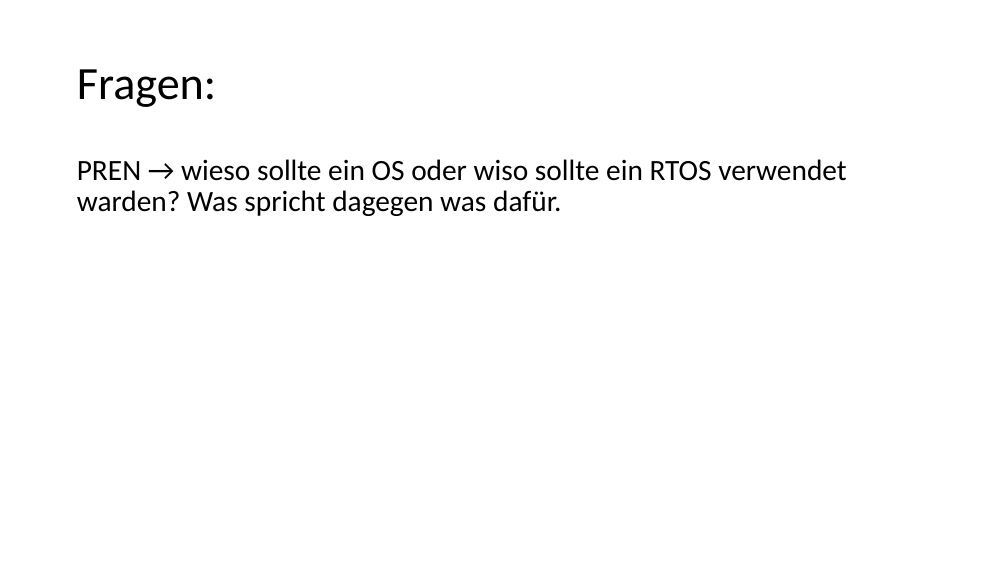
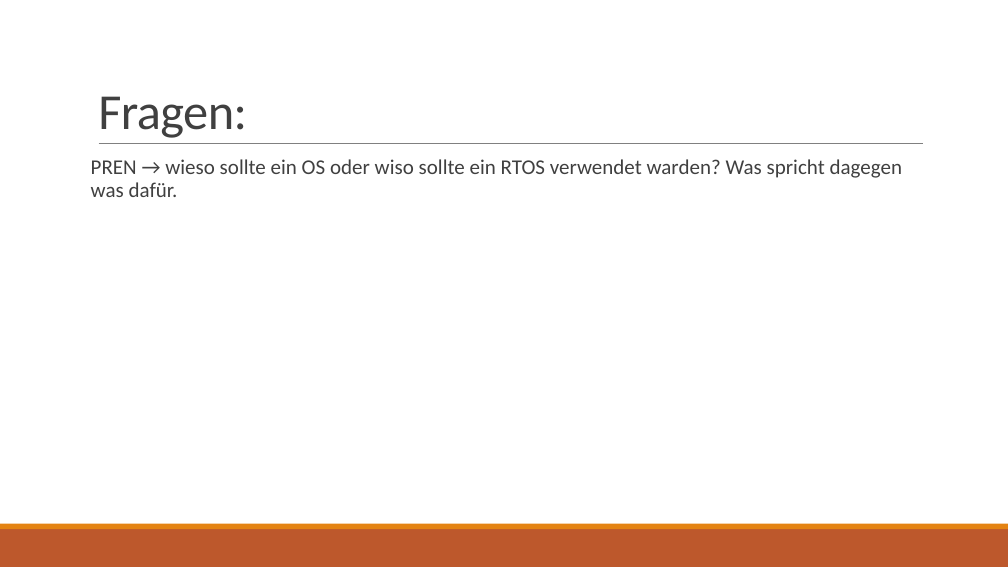
Before and after one commit to tfineich/INTRO_Projekt, a slide deck: slide 14 of Recap_SW5_Ineichen_Stecher.pptx (slide 5 before the commit). Drawn at 1008x567 pixels with LibreOffice and Linux fonts; fonts in the diff are those of the drawing. Boxes give left, top, right and bottom in pixels: in the first picture for what was removed or moved away, otherwise in the second. Text is boxed around its words. In the diff, an @@ line names an element or a change of style, - is before the commit and + after.

```diff
--- a/Recap_SW5_Ineichen_Stecher.pptx
+++ b/Recap_SW5_Ineichen_Stecher.pptx
@@ title "Fragen:": place and size @@
-title "Fragen:" at bbox=[77, 69, 216, 107]
+title "Fragen:" at bbox=[98, 96, 247, 138]
@@ title "Fragen:" at bbox=[98, 96, 247, 138]: size 44 to 48 pt, text colour #000000 to #404040, letter spacing 0 to -0.5 pt; line spacing 0.9 to 0.85; vertical alignment middle to bottom @@
@@ line added from (99, 144) to (923, 144), #808080 0.5 pt @@
@@ text "PREN → wieso sollte ein ...": place and size @@
-text "PREN → wieso sollte ein ..." at bbox=[77, 159, 846, 216]
+text "PREN → wieso sollte ein ..." at bbox=[91, 159, 903, 197]
@@ text "PREN → wieso sollte ein ..." at bbox=[91, 159, 903, 197]: size 28 to 20 pt, text colour #000000 to #404040; more space between paragraphs @@
@@ rectangle added at bbox=[0, 529, 1008, 567], fill #BD582C @@
@@ rectangle added at bbox=[0, 524, 1008, 529], fill #E48312 @@
```
Also in this commit, not shown: 4 other slides changed, 9 slides added.
